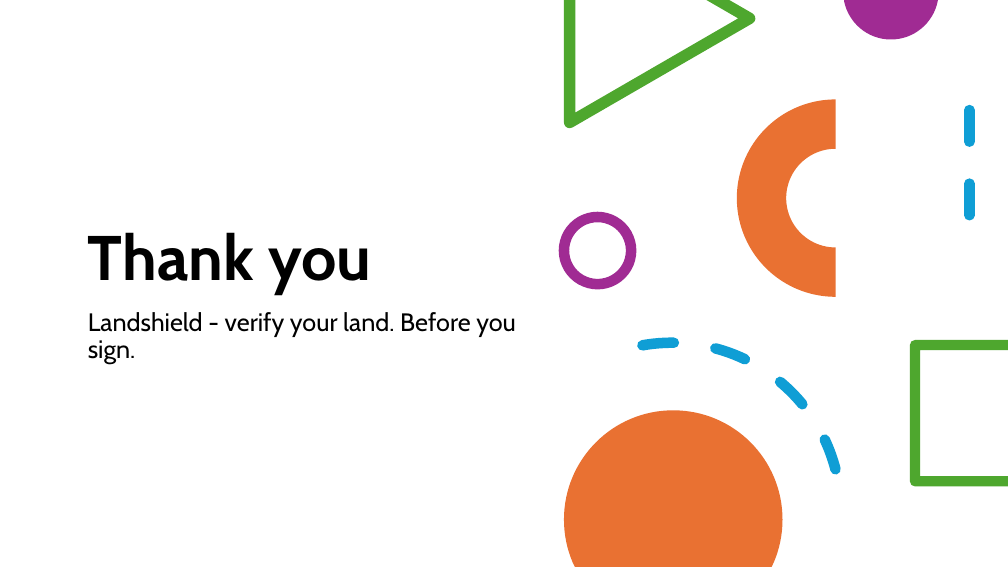
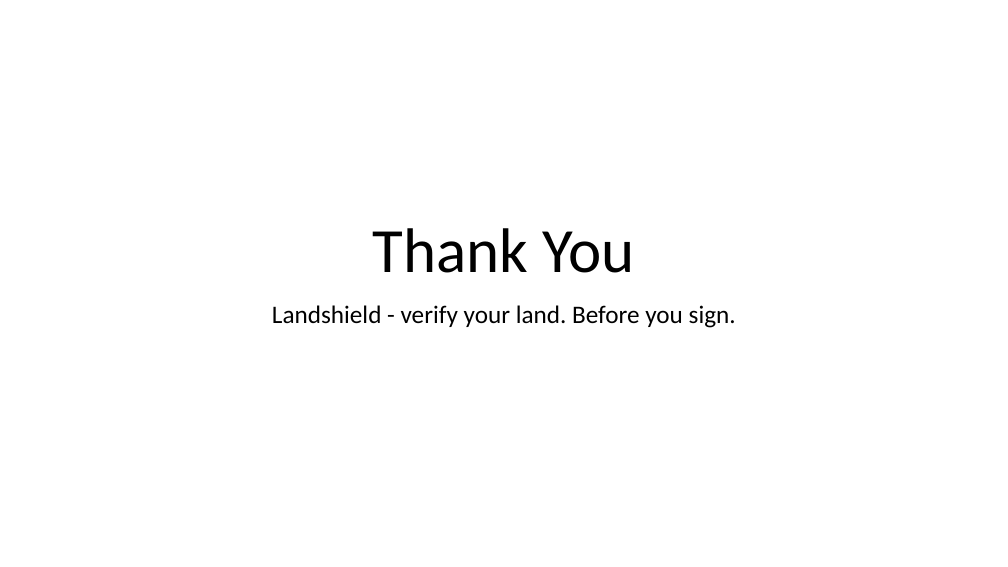
Before and after one commit to abhi88000/land-fraud-detection, a slide deck: slide 12 of docs/deck/Landshield-Deck.pptx. Drawn at 1008x567 pixels with LibreOffice and Linux fonts; fonts in the diff are those of the drawing. Boxes give left, top, right and bottom in pixels: in the first picture for what was removed or moved away, otherwise in the second. Text is boxed around its words. In the diff, an @@ line names an element or a change of style, - is before the commit and + after.

Commit message:
refactor(deck): use Title+Content placeholders so PowerPoint themes apply

```diff
--- a/docs/deck/Landshield-Deck.pptx
+++ b/docs/deck/Landshield-Deck.pptx
@@ freeform shape removed at [564, 0, 755, 129] @@
@@ freeform shape removed at [844, 0, 938, 39] @@
@@ arch (boxed as its full ring) removed at [737, 99, 935, 296] @@
@@ line removed from (969, 110) to (969, 242) @@
@@ title at [373, 228, 635, 273]: text changed; font Cabin to Calibri; bold off @@
-Thank you
+Thank You
@@ ellipse removed at [564, 217, 631, 284] @@
@@ subtitle "Landshield - verify your land. ...": place and size @@
-subtitle "Landshield - verify your land. ..." at [88, 312, 516, 364]
+subtitle "Landshield - verify your land. ..." at [272, 305, 736, 328]
@@ subtitle "Landshield - verify your land. ..." at [272, 305, 736, 328]: font Cabin to Calibri; alignment left to centre @@
@@ arc (boxed as its full ellipse) removed at [477, 316, 869, 567] @@
@@ freeform shape removed at [910, 340, 1008, 487] @@
@@ freeform shape removed at [564, 411, 783, 567] @@
```
Also in this commit, not shown: 11 other slides changed, 1 other file.
